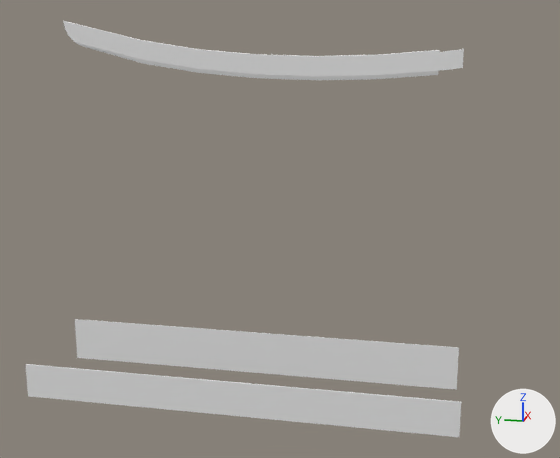
What one commit did to the Blender file Blender-experiments/Katana-retry/KatanaRetry.blend.
Camera for both pictures: a 50 mm camera at (-35.0, -8.1, 23.6) aimed at (-2.5, -1.6, 15.5). The axes (+X, +Y, +Z) are drawn at lower right. The lights are the same throughout.
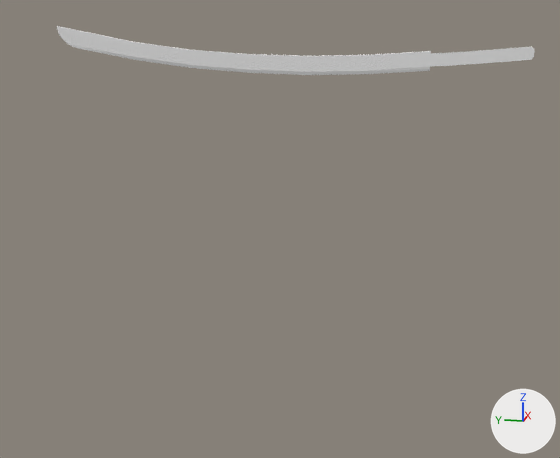
Changed parts and their boxes [x1, y1, x2, y2] in the pictures (560 x 458 px):
'Cube', deleted
    before: [75, 319, 459, 390]
'Cube.001', deleted
    before: [26, 364, 461, 437]
'Cube.002', reshaped, moved (19% wider, 17% shorter)
    before: [63, 21, 464, 80]
    after: [57, 26, 535, 75]
part 1 of me_cube_003, added
    after: [57, 26, 535, 75]

The edits, one by one:
me_cube_003 is used by ob_cube_002; location (0.0, 0.0, 25.26); scale (-0.0901, 4.25, 0.564).
me_cube_003 had 344 vertices, 342 faces and spanned x -0.49..0.49, y -2.15..2.17, z -6.19..-1.53.
me_cube_003 now has 680 vertices, 636 faces and spans x -0.49..0.49, y -2.83..2.26, z -1.36..2.46.
me_cube_003 part 1: 680 vertices added at x -0.49..0.49, y -2.83..2.26, z -1.36..2.46.
Object 'Cube' (ob_cube) is deleted.
Object 'Cube.001' (ob_cube_001) is deleted.
Object 'Cube.002' (ob_cube_002) moves from (0.0, 0.0, 25.26) to (0.0, 0.0, 22.77).
